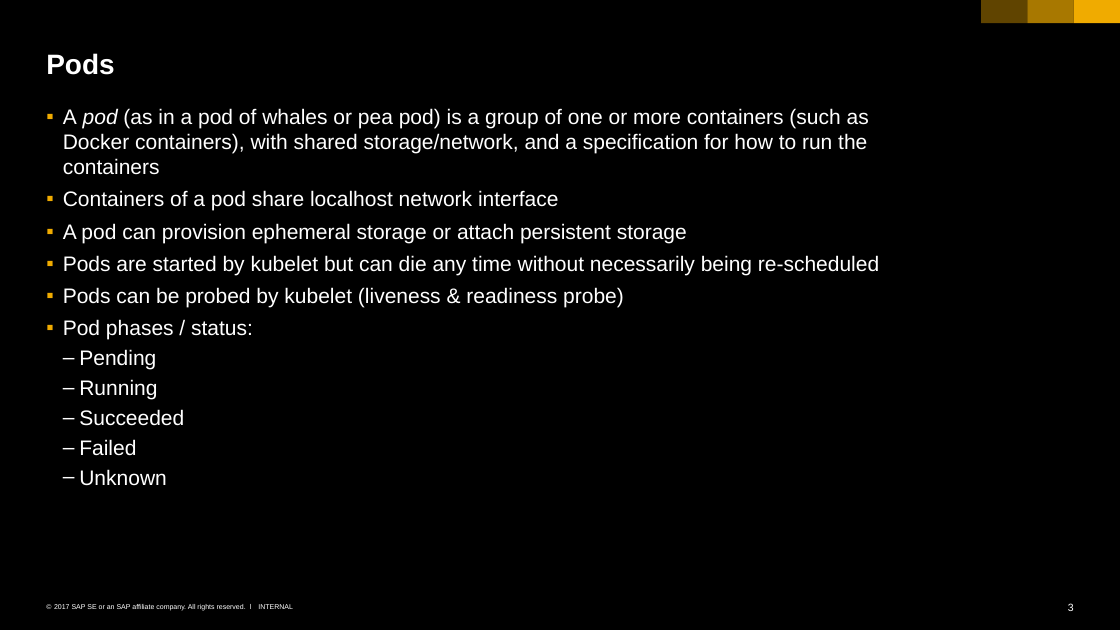
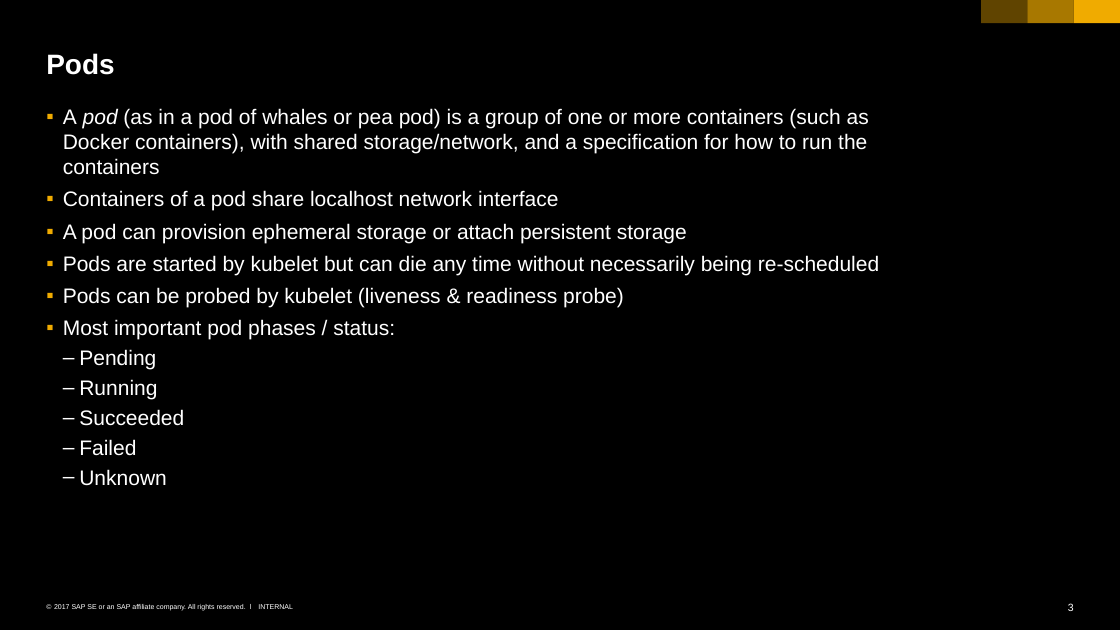
Before and after one commit to cuijiyao01/docker-k8s-training, a slide deck: slide 3 of kubernetes/02_namespaces_pods.pptx. Drawn at 1120x630 pixels with LibreOffice and Linux fonts; fonts in the diff are those of the drawing. Boxes give left, top, right and bottom in pixels: in the first picture for what was removed or moved away, otherwise in the second. Text is boxed around its words. In the diff, an @@ line names an element or a change of style, - is before the commit and + after.

```diff
--- a/kubernetes/02_namespaces_pods.pptx
+++ b/kubernetes/02_namespaces_pods.pptx
@@ text at (x1=63, y1=319, x2=395, y2=340): text changed @@
-  ▪ Pod phases / status:
+  ▪ Most important pod phases / status:
```
Also in this commit, not shown: 2 other slides changed, 1 slide added, 6 other files.
